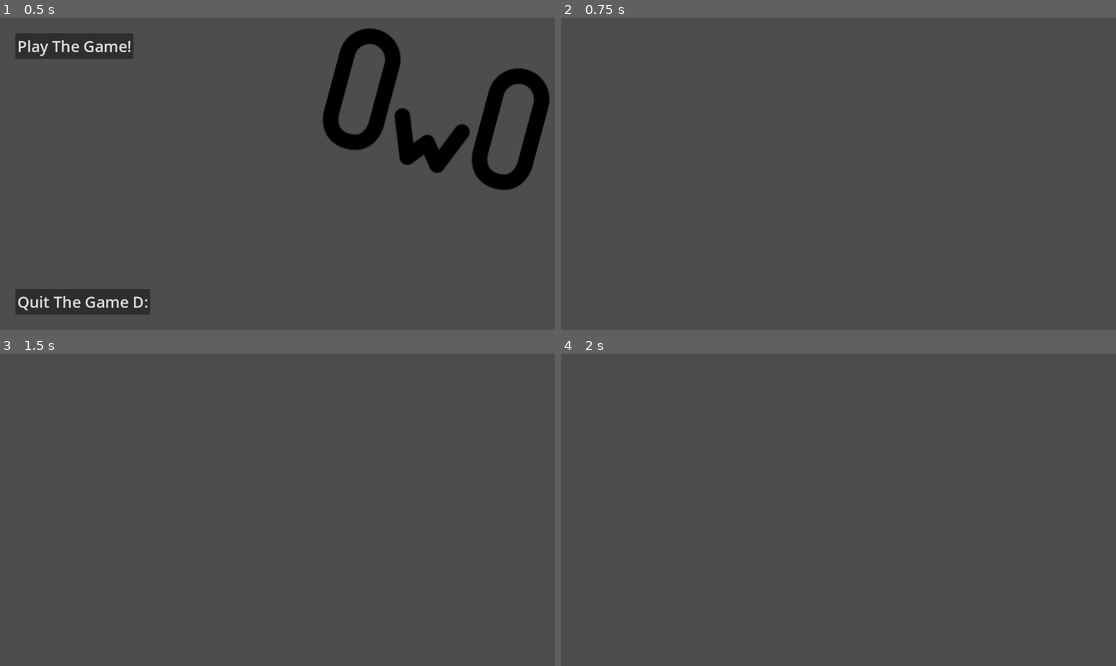
Above: before the commit, frames 1-4 (two rows, left to right).
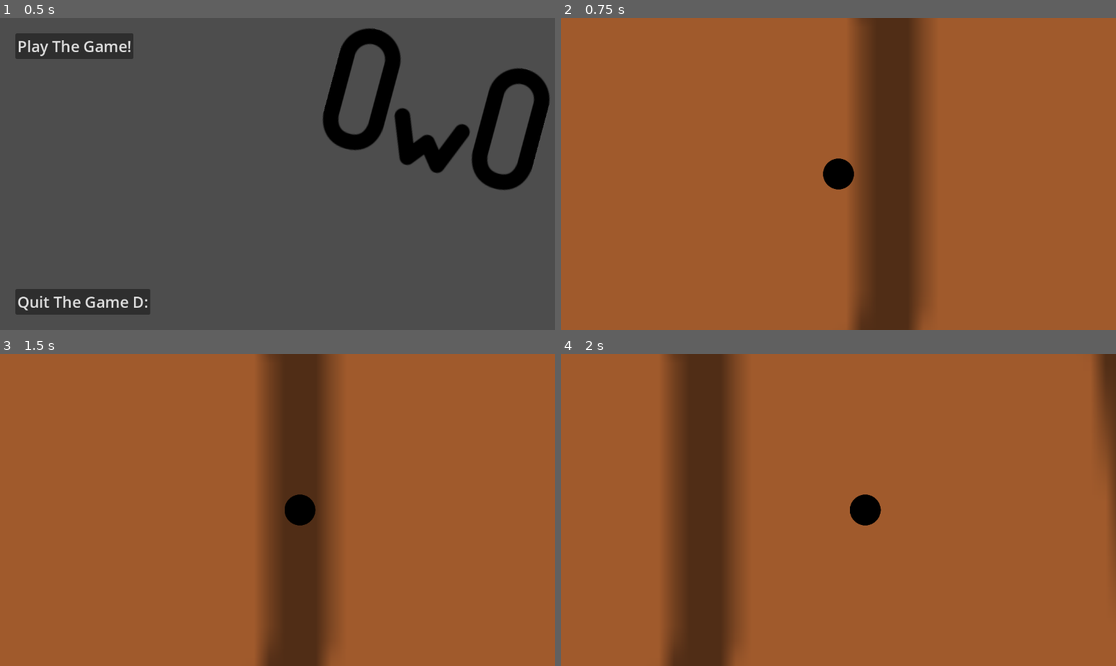
Above: after the commit, the same moments.

Repository: Omay238/gooberts-spoopy-world
Game: Godot game, scene res://scenes/menu.tscn
Two runs of this game, one before a commit and one after it. Both use one fixed random seed, a clock stepped at 60 frames per second and the inputs below.
Inputs:
- Up to frame 1 (0.5 s): no input
- Up to frame 2 (0.75 s): click "Play The Game!" at 0.5 s
- Up to frame 3 (1.5 s): tap Enter at 1.25 s; hold D (move_right) from 1.28 s (still down); tap Alt at 1.35 s
- Up to frame 4 (2 s): keep holding D (move_right)

Frame 1 is identical in both runs. In frame 2, 100% of the frame differs, in the area x 0-100%, y 0-100%; in frame 3, 100%; in frame 4, 100%.

Commit message:
player movement

Diff:
--- a/scenes/main.tscn
+++ b/scenes/main.tscn
@@ -1,4 +1,7 @@
-[gd_scene format=3 uid="uid://dgaty1uj3up4f"]
+[gd_scene load_steps=3 format=3 uid="uid://dgaty1uj3up4f"]
+
+[ext_resource type="PackedScene" uid="uid://bxdmnhk6uge32" path="res://scenes/player.tscn" id="1_o5qli"]
+[ext_resource type="Texture2D" uid="uid://ji3gtm306d64" path="res://images/floor.png" id="2_0wfyh"]
 
 [node name="Main" type="Control"]
 layout_mode = 3
@@ -9,3 +12,9 @@
 grow_vertical = 2
 
 [node name="Root" type="Node2D" parent="."]
+
+[node name="Floor" type="Sprite2D" parent="Root"]
+scale = Vector2(32, 32)
+texture = ExtResource("2_0wfyh")
+
+[node name="Player" parent="Root" instance=ExtResource("1_o5qli")]
--- a/scenes/player.tscn
+++ b/scenes/player.tscn
@@ -6,7 +6,11 @@
 [sub_resource type="CircleShape2D" id="CircleShape2D_3vyb7"]
 radius = 32.0
 
-[node name="Player" type="AnimatableBody2D"]
+[node name="Player" type="RigidBody2D"]
+gravity_scale = 0.0
+can_sleep = false
+lock_rotation = true
+linear_damp = 100.0
 script = ExtResource("1_g2els")
 
 [node name="Sprite2D" type="Sprite2D" parent="."]
@@ -15,3 +19,7 @@
 
 [node name="CollisionShape2D" type="CollisionShape2D" parent="."]
 shape = SubResource("CircleShape2D_3vyb7")
+
+[node name="Camera2D" type="Camera2D" parent="."]
+position_smoothing_enabled = true
+position_smoothing_speed = 10.0
--- a/scripts/player.gd
+++ b/scripts/player.gd
@@ -1,3 +1,6 @@
-extends AnimatableBody2D
+extends RigidBody2D
 
-func _process(delta: float) -> void:
+func _process(_delta: float) -> void:
+	var input = Input.get_vector("move_left", "move_right", "move_up", "move_down");
+
+	apply_central_force(input * 40000);
